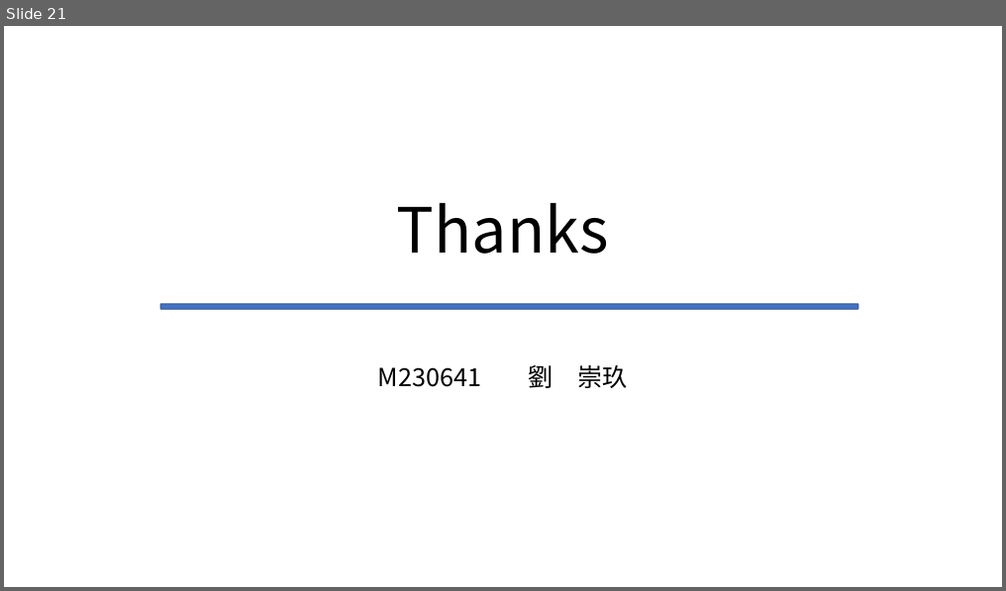
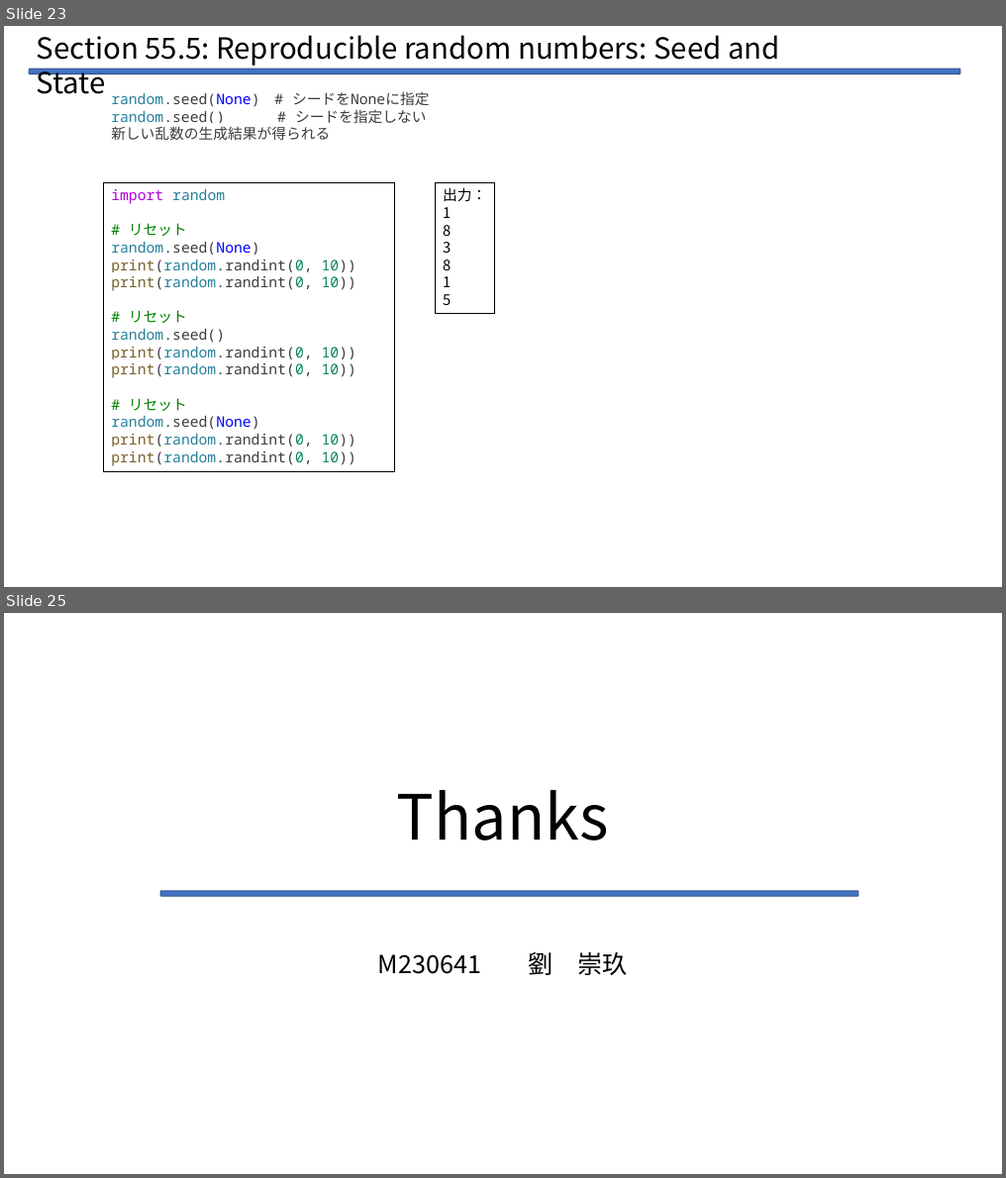
Before and after one commit to Legolas9999/zemi, a slide deck: lcj_zemi_python.pptx. Shown one above the other, each under a label of ours: slide 21 before the commit, slides 23 and 25 after it; the slides between them are not shown. The pictures are 1006x591 and 1006x1178 pixels, drawn with LibreOffice and Linux fonts; fonts in the diff are those of the drawing. Boxes give left, top, right and bottom in pixels: in the first picture for what was removed or moved away, otherwise in the second. Text is boxed around its words. In the diff, an @@ line names an element or a change of style, - is before the commit and + after.

```diff
--- a/lcj_zemi_python.pptx
+++ b/lcj_zemi_python.pptx
@@ slide 23 added at (4,26,1002,587), background #FFFFFF @@
@@ text added at (37,35,780,94), 28 pt, text #000000 @@
+Section 55.5: Reproducible random numbers: Seed and State
@@ rounded rectangle added at (29,69,960,74), fill #4472C4, outline #325491 1 pt @@
@@ text added at (111,91,429,140), 14 pt, text #3B3B3B @@
+random.seed(None) # シードをNoneに指定
+random.seed() # シードを指定しない
+新しい乱数の生成結果が得られる
@@ rectangle added at (104,182,394,472), outline #000000 0.75 pt, 14 pt, text #3B3B3B @@
+import random
+# リセット
+random.seed(None)
+print(random.randint(0, 10))
+print(random.randint(0, 10))
+# リセット
+random.seed()
+print(random.randint(0, 10))
+print(random.randint(0, 10))
+# リセット
+random.seed(None)
+print(random.randint(0, 10))
+print(random.randint(0, 10))
@@ rectangle added at (436,182,494,313), outline #000000 0.75 pt, 14 pt, text #000000 @@
+出力：
+1
+8
+3
+8
+1
+5
@@ what was slide 21 is now slide 25 @@
```
Also in this commit, not shown: 1 slide changed, 4 other slides added, 1 slide removed, 1 other file.
